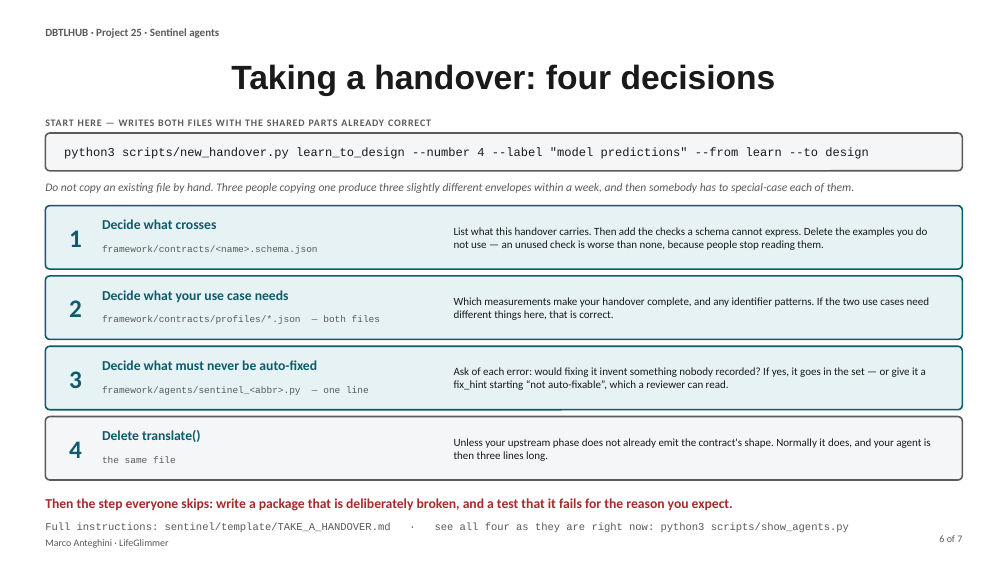
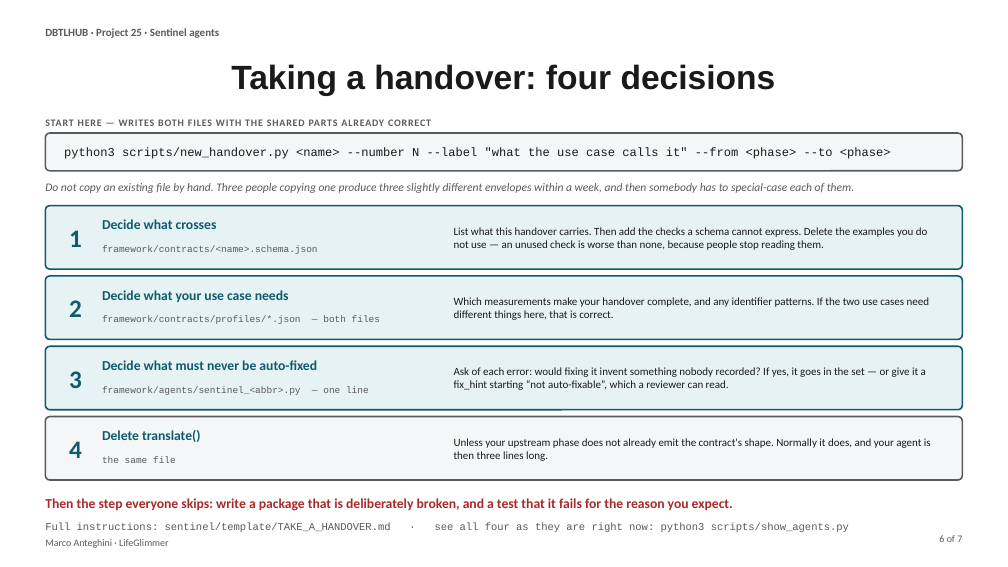
Before and after one commit to dbtl-synbio/dbtlhub, a slide deck: slide 6 of sentinel/docs/sentinel_agents.pptx. Drawn at 1008x567 pixels with LibreOffice and Linux fonts; fonts in the diff are those of the drawing. Boxes give left, top, right and bottom in pixels: in the first picture for what was removed or moved away, otherwise in the second. Text is boxed around its words. In the diff, an @@ line names an element or a change of style, - is before the commit and + after.

```diff
--- a/sentinel/docs/sentinel_agents.pptx
+++ b/sentinel/docs/sentinel_agents.pptx
@@ text at (x1=64, y1=148, x2=891, y2=159): text changed @@
-python3 scripts/new_handover.py learn_to_design --number 4 --label "model predictions" --from learn --to design
+python3 scripts/new_handover.py <name> --number N --label "what the use case calls it" --from <phase> --to <phase>
```
Also in this commit, not shown: 2 other slides changed, 10 other files.
